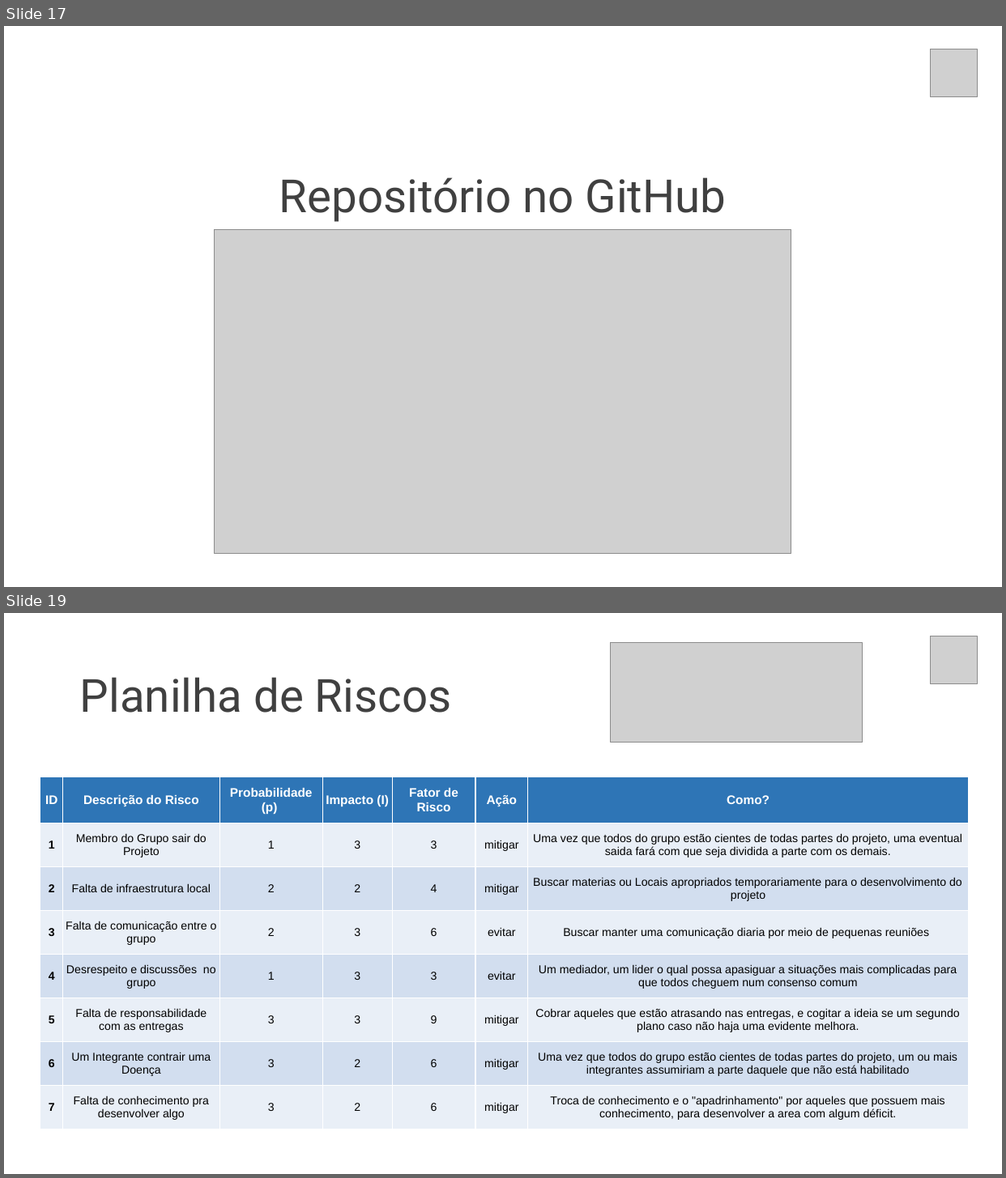
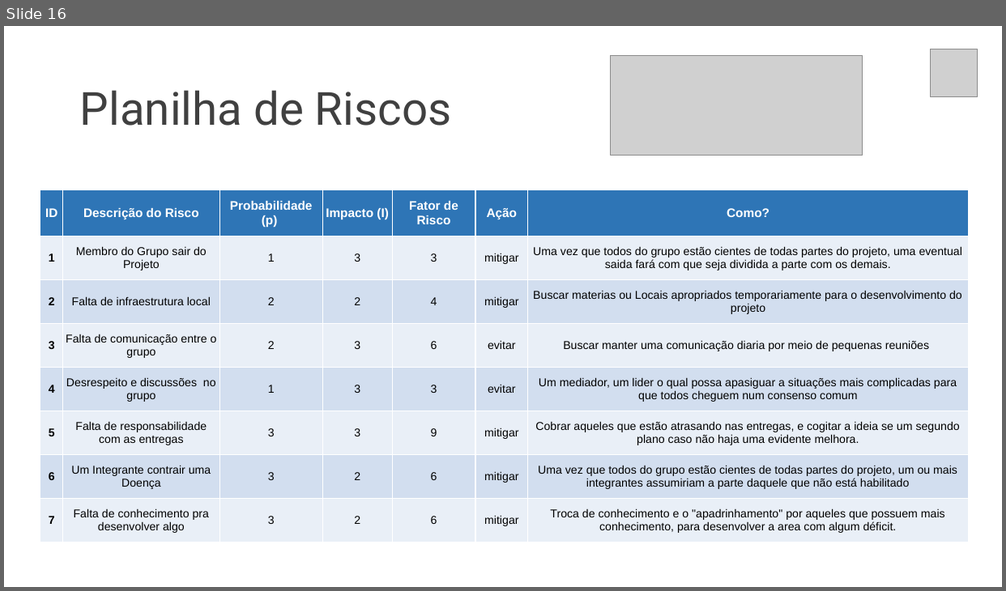
Before and after one commit to gui-ss/projeto-bandtec, a slide deck: documentacao/chameleon.pptx. Shown one above the other, each under a label of ours: slides 17 and 19 before the commit, slide 16 after it; the slides between them are not shown. The pictures are 1006x1178 and 1006x591 pixels, drawn with LibreOffice and Linux fonts; fonts in the diff are those of the drawing; grey boxes stand for pictures. Boxes give left, top, right and bottom in pixels: in the first picture for what was removed or moved away, otherwise in the second. Text is boxed around its words. In the diff, an @@ line names an element or a change of style, - is before the commit and + after.

```diff
--- a/documentacao/chameleon.pptx
+++ b/documentacao/chameleon.pptx
@@ slide 17 removed at box(4, 26, 1002, 587), background #FFFFFF @@
@@ picture removed at box(930, 49, 978, 96) @@
@@ text removed at box(279, 177, 727, 222) @@
-Repositório no GitHub
@@ picture removed at box(215, 229, 791, 554) @@
@@ what was slide 19 is now slide 16 @@
```
Also in this commit, not shown: 1 slide changed, 9 slides added, 2 other slides removed.
